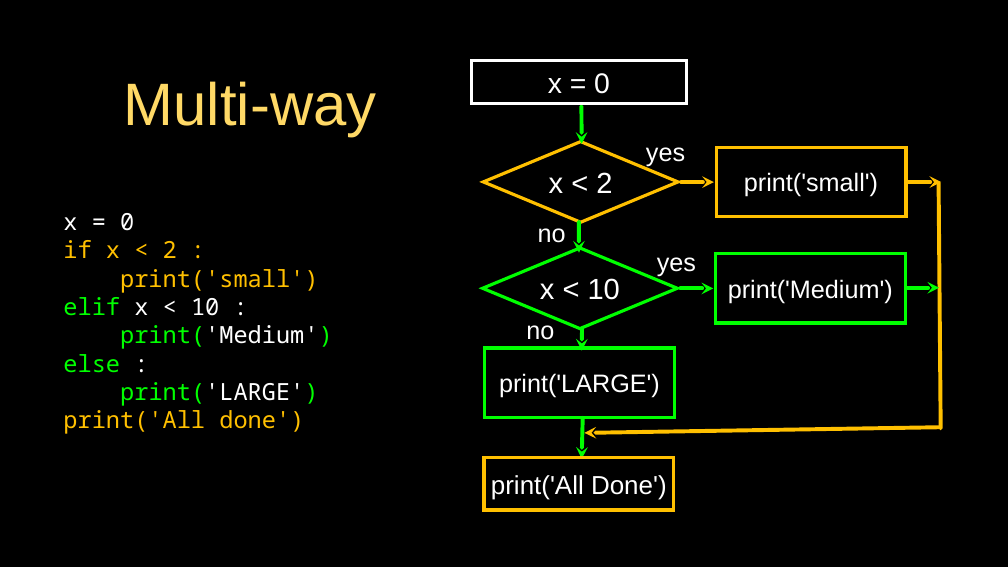
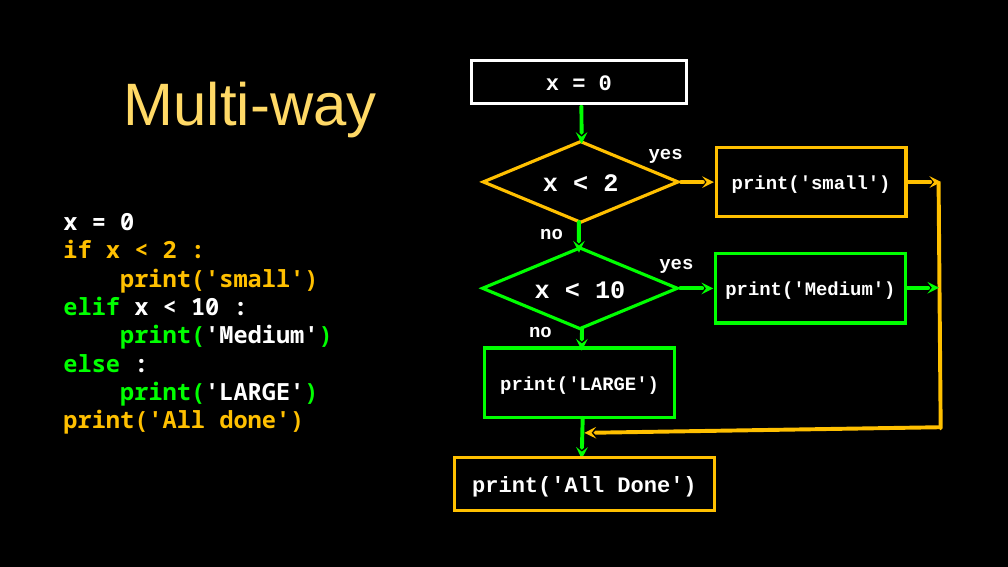
Before and after one commit to csev/py4e-ai, a slide deck: slide 15 of lectures/PY4E-03-Conditional.pptx. Drawn at 1008x567 pixels with LibreOffice and Linux fonts; fonts in the diff are those of the drawing. Boxes give left, top, right and bottom in pixels: in the first picture for what was removed or moved away, otherwise in the second. Text is boxed around its words. In the diff, an @@ line names an element or a change of style, - is before the commit and + after.

Commit message:
Updates

```diff
--- a/lectures/PY4E-03-Conditional.pptx
+++ b/lectures/PY4E-03-Conditional.pptx
@@ rectangle "x = 0" at [471, 60, 686, 103]: size 36 to 28 pt, font Arial to Courier New, bold on @@
@@ diamond "x < 2" at [483, 142, 677, 222]: size 37 to 32 pt, font Arial to Courier New, bold on @@
@@ text "x = 0" at [63, 213, 333, 434]: bold on @@
@@ diamond "x < 10" at [482, 248, 677, 328]: size 37 to 32 pt, font Arial to Courier New, bold on @@
@@ size 32 to 24 pt, font Arial to Courier New, bold on in 7 elements at [716, 147, 906, 217], [649, 149, 683, 163], [540, 229, 563, 239], [715, 253, 905, 323], [659, 259, 693, 273], [485, 348, 675, 418], [529, 327, 552, 337] @@
@@ rectangle "print('All Done')": place and size @@
-rectangle "print('All Done')" at [484, 457, 674, 510]
+rectangle "print('All Done')" at [455, 458, 714, 510]
@@ rectangle "print('All Done')" at [455, 458, 714, 510]: size 33 to 28 pt, font Arial to Courier New, bold on @@
```
Also in this commit, not shown: 2 other slides changed.
